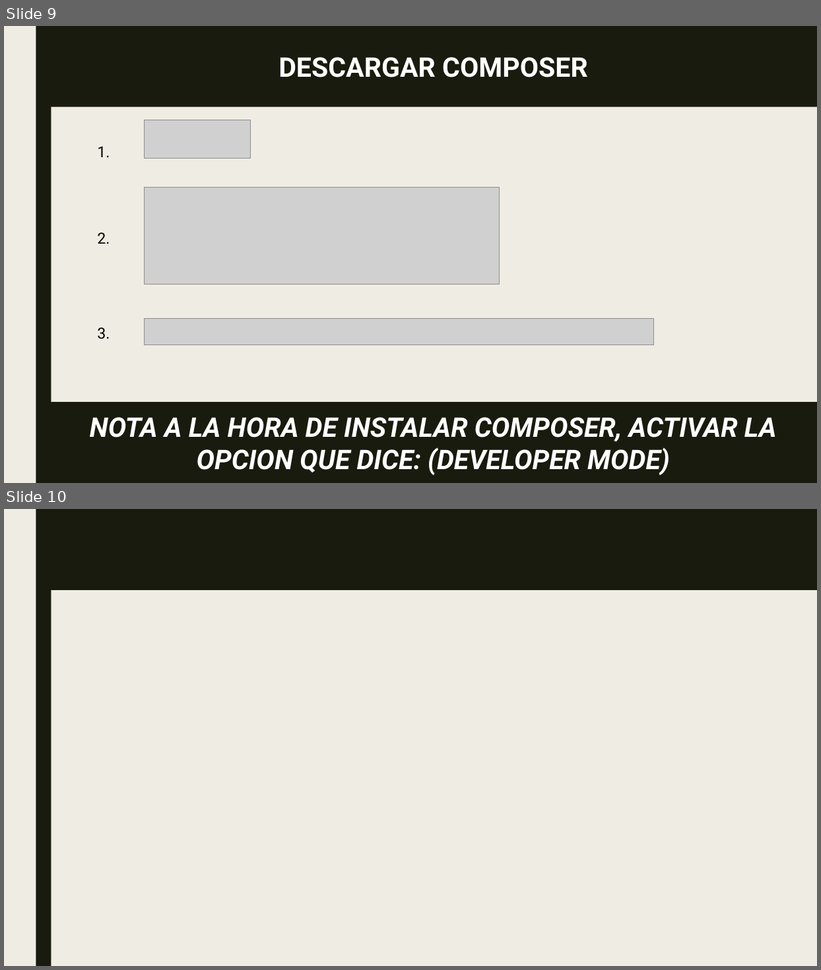
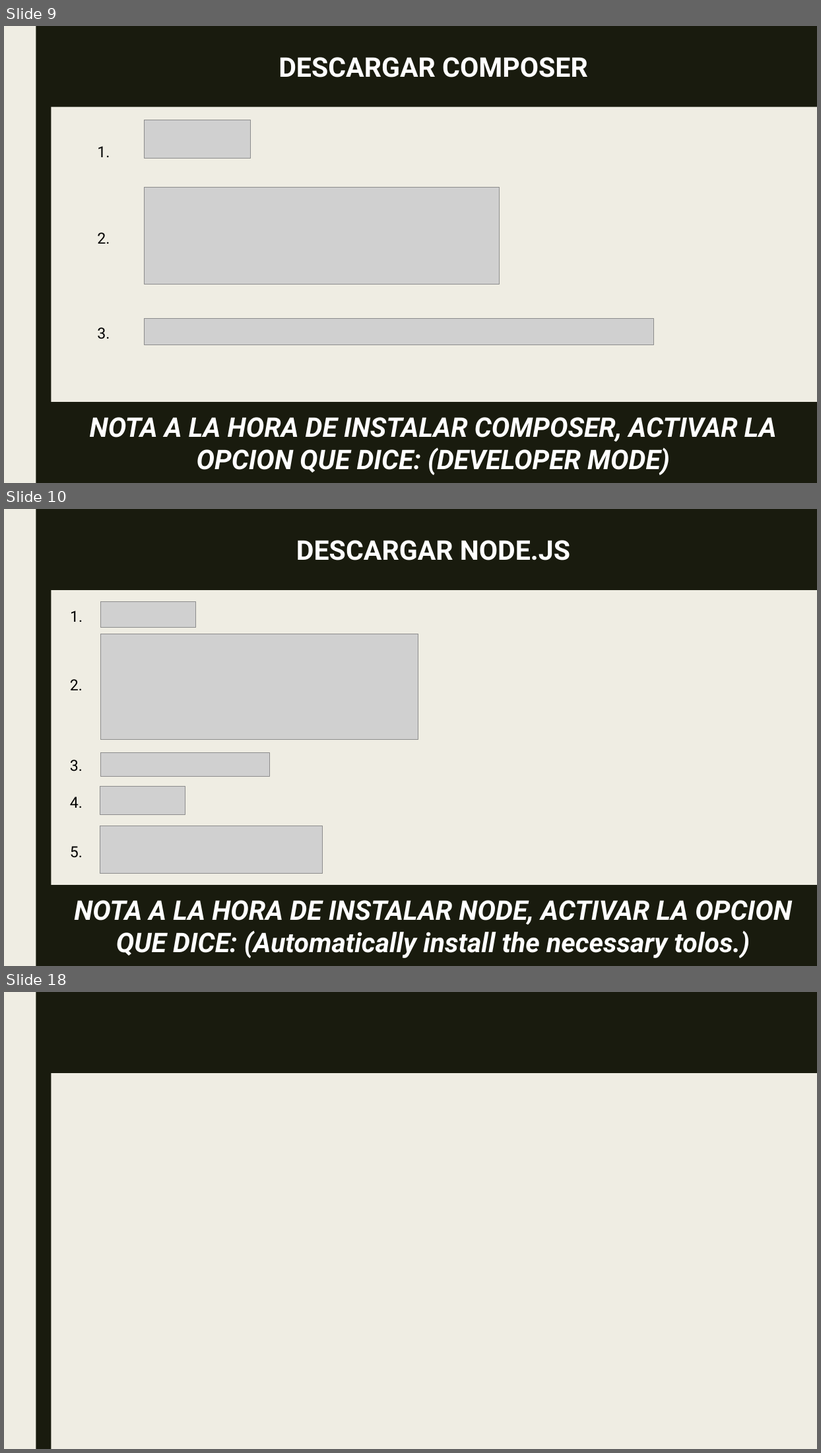
Before and after one commit to Jhonas0123/p-laravel, a slide deck: laravel.PPTX. Shown one above the other, each under a label of ours: slides 9 and 10 before the commit, slides 9, 10 and 18 after it; the slides between them are not shown. The pictures are 821x970 and 821x1453 pixels, drawn with LibreOffice and Linux fonts; fonts in the diff are those of the drawing; grey boxes stand for pictures. Boxes give left, top, right and bottom in pixels: in the first picture for what was removed or moved away, otherwise in the second. Text is boxed around its words. In the diff, an @@ line names an element or a change of style, - is before the commit and + after.

```diff
--- a/laravel.PPTX
+++ b/laravel.PPTX
@@ slide 10 added at bbox=[4, 509, 817, 966], background #EFEDE3; not listed: 1 template element that a slide beside it also shows @@
@@ rectangle added at bbox=[50, 509, 817, 590], fill #191B0E, 32 pt, text #FFFFFF, bold @@
+DESCARGAR NODE.JS
@@ picture added at bbox=[100, 601, 195, 628] @@
@@ text added at bbox=[70, 611, 83, 622], 18 pt, text #000000 @@
+1.
@@ picture added at bbox=[100, 634, 418, 739] @@
@@ text added at bbox=[70, 679, 83, 691], 18 pt, text #000000 @@
+2.
@@ text added at bbox=[70, 760, 83, 772], 18 pt, text #000000 @@
+3.
@@ picture added at bbox=[100, 753, 269, 777] @@
@@ text added at bbox=[70, 797, 83, 808], 18 pt, text #000000 @@
+4.
@@ picture added at bbox=[100, 787, 185, 815] @@
@@ picture added at bbox=[100, 826, 323, 874] @@
@@ text added at bbox=[70, 846, 83, 858], 18 pt, text #000000 @@
+5.
@@ rectangle added at bbox=[50, 885, 817, 966], fill #191B0E, 32 pt, text #FFFFFF, bold, italic @@
+NOTA A LA HORA DE INSTALAR NODE, ACTIVAR LA OPCION QUE DICE: (Automatically install the necessary tolos.)
@@ what was slide 10 is now slide 18 @@
```
Also in this commit, not shown: 8 other slides added.
